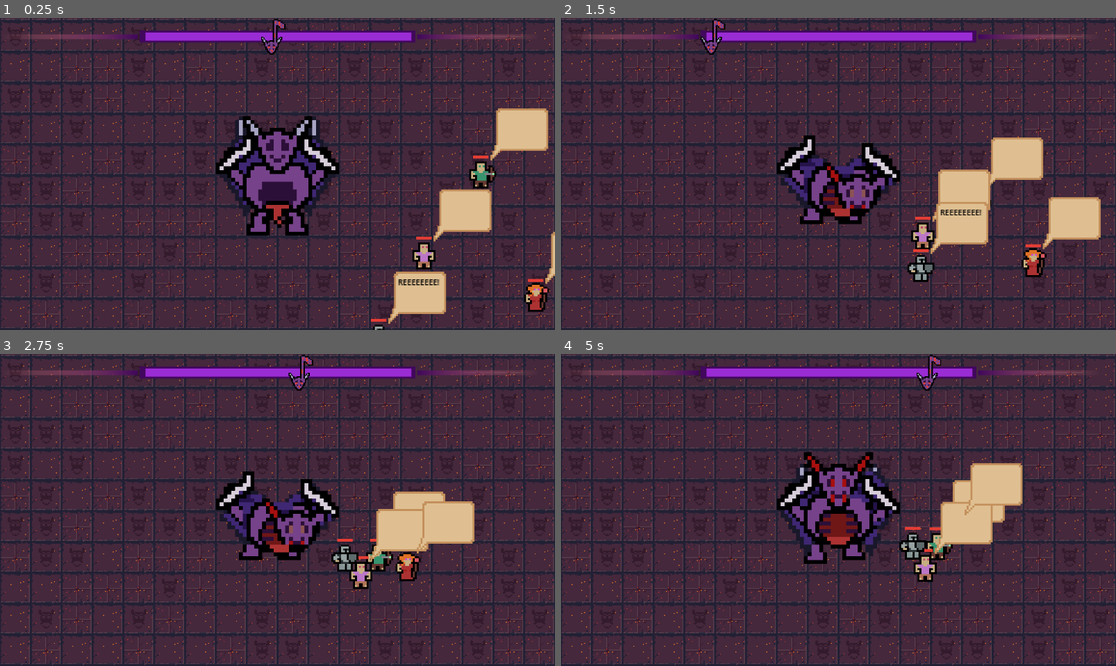
Above: before the commit, frames 1-4 (two rows, left to right).
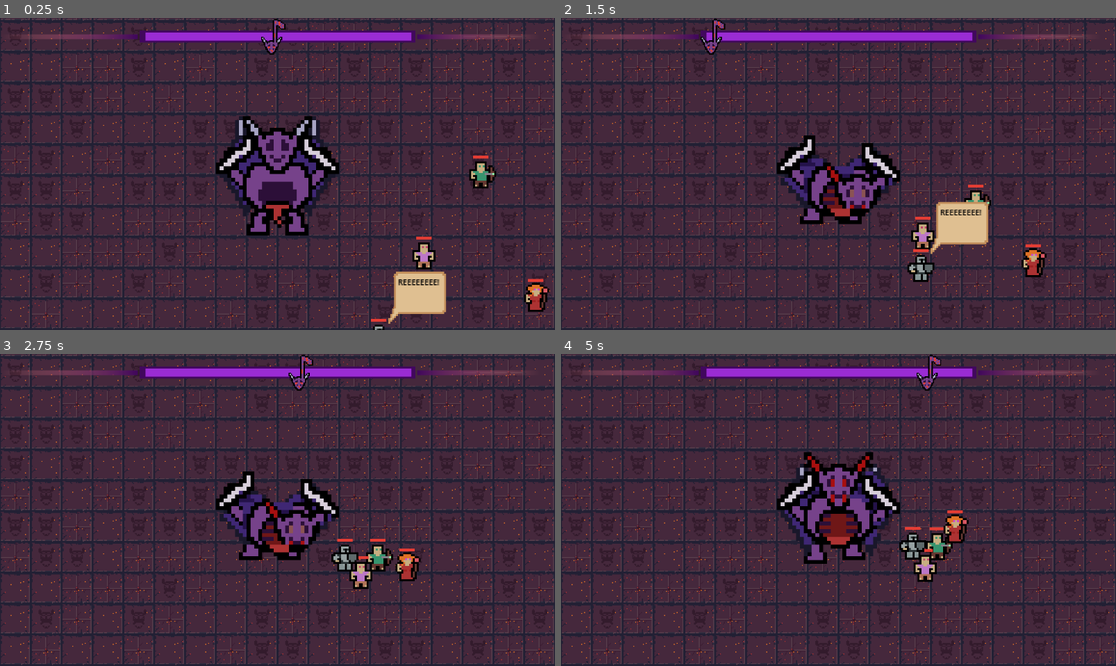
Above: after the commit, the same moments.

Repository: DevFTB/GMTK2023
Game: Godot game, scene res://main.tscn
Same seed, same stepped clock (60 frames per second), same inputs: the game is played once before the commit and once after it.
Inputs (mouse positions are in pixels of both pictures, inside the frame that each line leads up to):
- Up to frame 1 (0.25 s): no input
- Up to frame 2 (1.5 s): tap Enter at 0.5 s; move the mouse to (960, 158) at 0.52 s; hold D (move_right) 0.53-1.25 s; hold Q (activate_combo_1) 0.53-1.25 s; click (960, 158) at 0.67 s; drag from (727, 189) to (810, 236) at 1.27 s
- Up to frame 3 (2.75 s): move the mouse to (333, 441) at 2.02 s; press the mouse at (333, 441) at 2.03 s; hold D (move_right) from 2.03 s (still down)
- Up to frame 4 (5 s): release D (move_right) at 2.75 s; release the mouse at (894, 441) at 2.75 s; drag from (810, 572) to (672, 463) at 2.77 s; move the mouse to (1005, 556) at 3.52 s; hold A (move_left) 3.53-4.25 s; hold E (activate_combo_2) 3.53-4.25 s; drag from (672, 463) to (755, 432) at 4.27 s

The runs differ from the first frame. In frame 1, 2.8% of the frame differs, in the area x 78-100%, y 28-86%; in frame 2, 3.6%, in the area x 66-98%, y 38-75%; in frame 3, 2.9%; in frame 4, 2.9%.

Commit message:
Make speech bubble invisble when starting whhosp

Diff:
--- a/entities/players/archer/archer.tscn
+++ b/entities/players/archer/archer.tscn
@@ -1,6 +1,6 @@
 [gd_scene load_steps=4 format=3 uid="uid://c8gsduht2b0tl"]
 
-[ext_resource type="PackedScene" uid="uid://jc15k6rexkl2" path="res://entities/players/Player.tscn" id="1_4e156"]
+[ext_resource type="PackedScene" uid="uid://jc15k6rexkl2" path="res://entities/players/player.tscn" id="1_4e156"]
 [ext_resource type="Texture2D" uid="uid://cjgfrmcfwelcy" path="res://entities/players/archer/ranger.png" id="2_qxn1c"]
 [ext_resource type="PackedScene" uid="uid://dofl382smqwi8" path="res://entities/players/actions/ranged_attack/ranged_attack.tscn" id="3_veti1"]
 
--- a/entities/players/fighter/fighter.tscn
+++ b/entities/players/fighter/fighter.tscn
@@ -1,6 +1,6 @@
 [gd_scene load_steps=3 format=3 uid="uid://cphxorrjm5k7a"]
 
-[ext_resource type="PackedScene" uid="uid://jc15k6rexkl2" path="res://entities/players/Player.tscn" id="1_qncys"]
+[ext_resource type="PackedScene" uid="uid://jc15k6rexkl2" path="res://entities/players/player.tscn" id="1_qncys"]
 [ext_resource type="PackedScene" uid="uid://bdbpgb2uscom2" path="res://entities/players/actions/melee_attack/melee_attack.tscn" id="3_y0xmv"]
 
 [node name="Fighter" instance=ExtResource("1_qncys")]
--- a/entities/players/healer/healer.tscn
+++ b/entities/players/healer/healer.tscn
@@ -1,6 +1,6 @@
 [gd_scene load_steps=4 format=3 uid="uid://b5rfpsbs4b8sw"]
 
-[ext_resource type="PackedScene" uid="uid://jc15k6rexkl2" path="res://entities/players/Player.tscn" id="1_leno5"]
+[ext_resource type="PackedScene" uid="uid://jc15k6rexkl2" path="res://entities/players/player.tscn" id="1_leno5"]
 [ext_resource type="Texture2D" uid="uid://78a38wewcgf1" path="res://entities/players/healer/healer.png" id="2_bcbny"]
 [ext_resource type="PackedScene" uid="uid://bbwdxumxmypyu" path="res://entities/players/actions/heal/heal.tscn" id="3_vuia8"]
 
--- a/entities/players/player_gui/player_gui.tscn
+++ b/entities/players/player_gui/player_gui.tscn
@@ -27,13 +27,14 @@
 texture_progress = ExtResource("3_p36wt")
 
 [node name="SpeechBubble" type="Sprite2D" parent="."]
+visible = false
 z_index = 2
 position = Vector2(40, -41)
 texture = ExtResource("4_c5njw")
 
 [node name="Speech" type="Label" parent="SpeechBubble"]
 anchors_preset = -1
-anchor_left = 0.0625
+anchor_left = 0.03125
 anchor_top = -0.015625
 anchor_right = 0.03125
 offset_left = -22.0
--- a/entities/players/tank/tank.tscn
+++ b/entities/players/tank/tank.tscn
@@ -1,6 +1,6 @@
 [gd_scene load_steps=4 format=3 uid="uid://cva63yioyjyr3"]
 
-[ext_resource type="PackedScene" uid="uid://jc15k6rexkl2" path="res://entities/players/Player.tscn" id="1_tf7pq"]
+[ext_resource type="PackedScene" uid="uid://jc15k6rexkl2" path="res://entities/players/player.tscn" id="1_tf7pq"]
 [ext_resource type="PackedScene" uid="uid://bdbpgb2uscom2" path="res://entities/players/actions/melee_attack/melee_attack.tscn" id="2_a8bkk"]
 [ext_resource type="Texture2D" uid="uid://wkssy5ryyqd6" path="res://entities/players/tank/tank.png" id="2_er3yj"]
 
Not shown: 1 places in entities/boss/action/combustion/boss_action_combustion.tres that only renumber resources
Not shown: 1 places in entities/boss/action/dash/boss_action_dash.tres that only renumber resources
Not shown: 1 places in entities/boss/action/slam/boss_action_slam.tres that only renumber resources
Not shown: 1 places in entities/boss/combo/combo_1.tres that only renumber resources
Not shown: 1 places in main.tscn that only renumber resources
